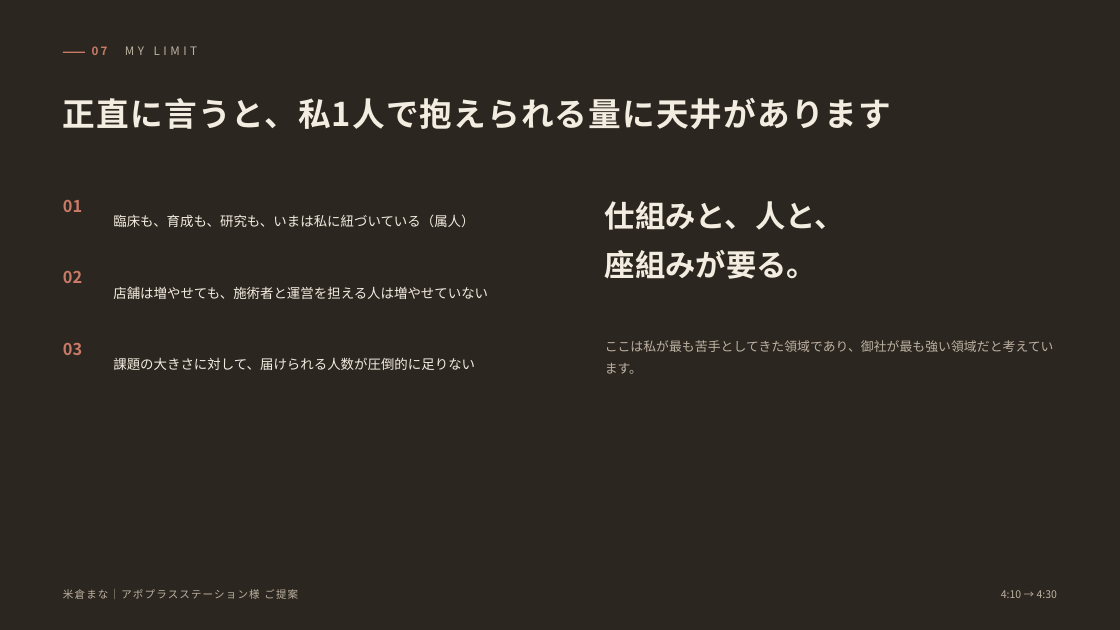
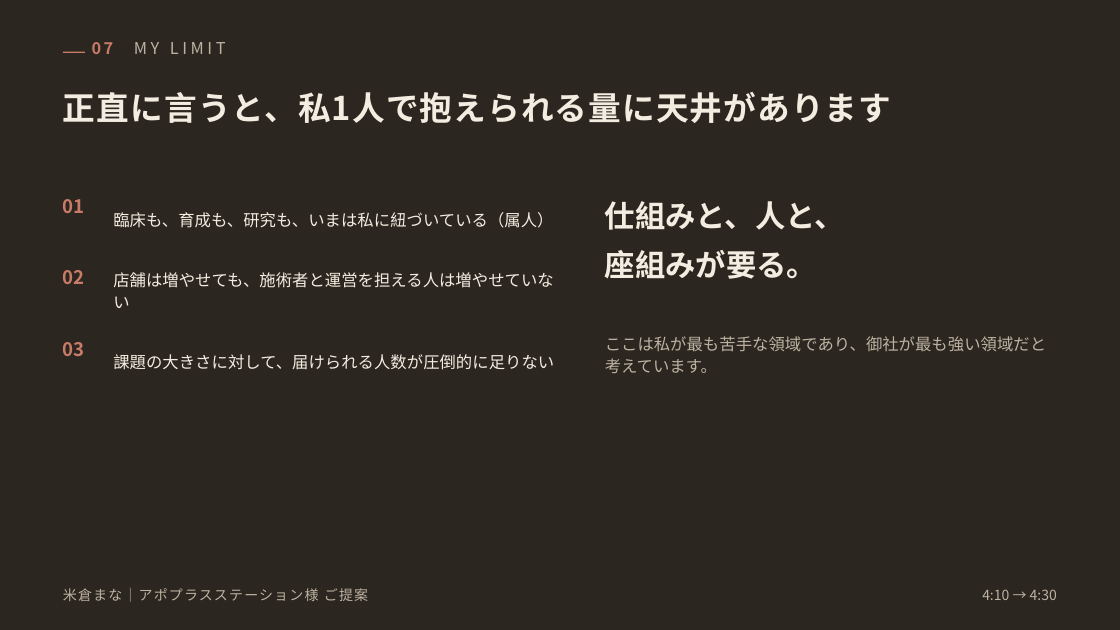
Before and after one commit to mananyon/manayonekura, a slide deck: slide 8 of proposals/米倉まな_アポプラスステーション様ご提案_導入.pptx. Drawn at 1120x630 pixels with LibreOffice and Linux fonts; fonts in the diff are those of the drawing. Boxes give left, top, right and bottom in pixels: in the first picture for what was removed or moved away, otherwise in the second. Text is boxed around its words. In the diff, an @@ line names an element or a change of style, - is before the commit and + after.

```diff
--- a/proposals/米倉まな_アポプラスステーション様ご提案_導入.pptx
+++ b/proposals/米倉まな_アポプラスステーション様ご提案_導入.pptx
@@ text "07 MY LIMIT" at [92,42,159,54]: size 10 to 14 pt @@
@@ text "正直に言うと、私1人で抱えられる量に天井があります": place and size @@
-text "正直に言うと、私1人で抱えられる量に天井があります" at [63,98,891,129]
+text "正直に言うと、私1人で抱えられる量に天井があります" at [63,92,891,123]
@@ size 14 to 16 pt in 3 elements at [63,199,85,213], [63,270,85,284], [63,342,85,356] @@
@@ size 11.5 to 14 pt in 3 elements at [113,212,553,228], [113,272,553,308], [113,354,554,370] @@
@@ text at [605,336,1046,373]: text changed; size 11 to 14 pt @@
-ここは私が最も苦手としてきた領域であり、御社が最も強い領域だと考えています。
+ここは私が最も苦手な領域であり、御社が最も強い領域だと考えています。
@@ text "米倉まな｜アポプラスステーション様 ご提案" at [63,588,368,602]: size 9 to 12 pt @@
@@ text "4:10 → 4:30" at [982,589,1057,600]: size 9 to 12 pt @@
```
Also in this commit, not shown: 9 other slides changed, 2 other files.
